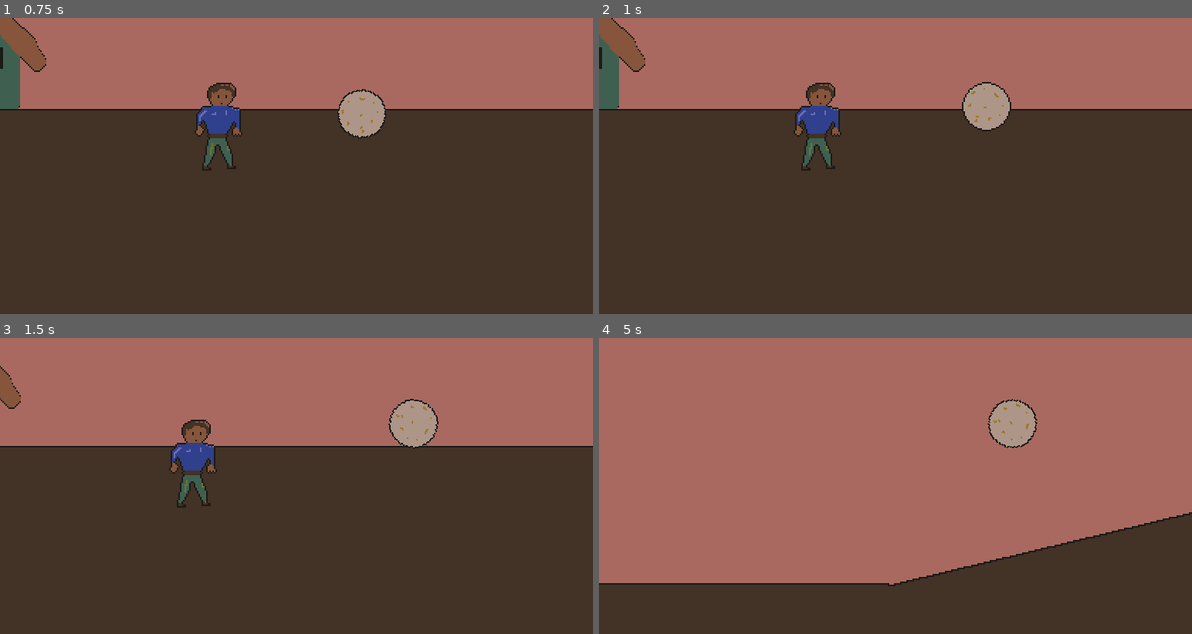
Above: before the commit, frames 1-4 (two rows, left to right).
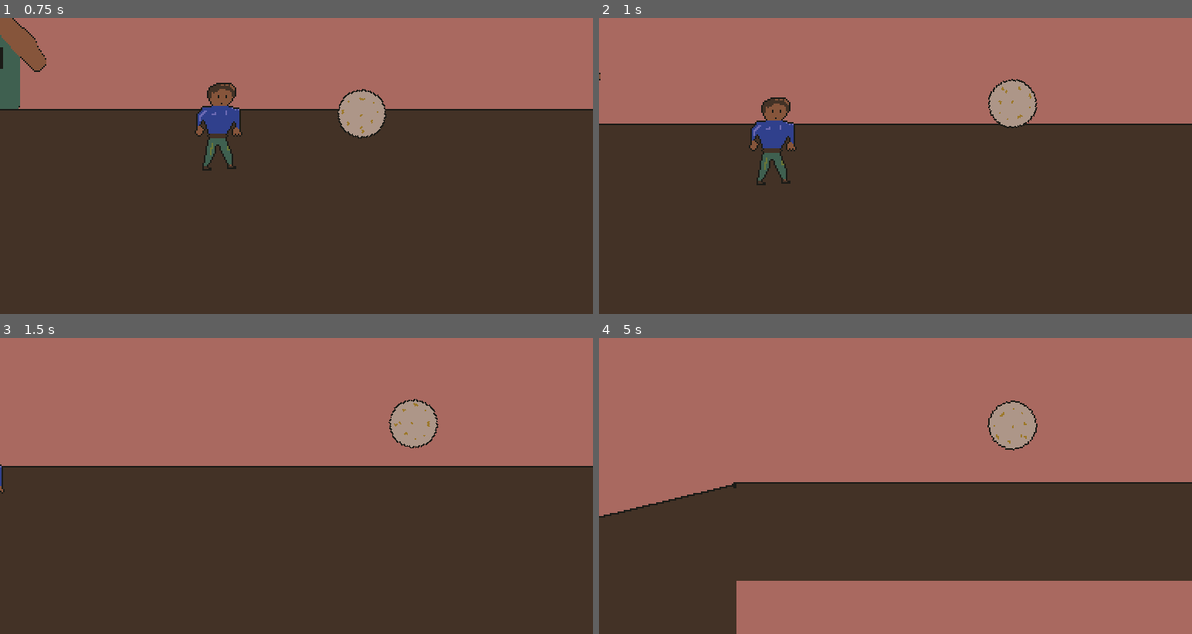
Above: after the commit, the same moments.

Repository: nolenroyalty/sisyphus-needs-a-nap
Game: Godot game, scene res://Flight/Flight.tscn
The game is run twice, just before and just after one commit, with the same random seed, the same clock (stepped at 60 frames per second) and the same inputs.
Inputs (mouse positions are in pixels of both pictures, inside the frame that each line leads up to):
- Up to frame 1 (0.75 s): tap Enter (launch_boulder) at 0.5 s; move the mouse to (426, 151) at 0.52 s; tap 1 (deploy_parachute) at 0.6 s
- Up to frame 2 (1 s): tap Enter (launch_boulder) at 0.8 s
- Up to frame 3 (1.5 s): move the mouse to (177, 500) at 1.27 s; tap Enter (launch_boulder) at 1.35 s
- Up to frame 4 (5 s): tap 1 (deploy_parachute) at 1.55, 2.1, 3.05, 4.35 s; move the mouse to (954, 420) at 2.02 s; tap Enter (launch_boulder) at 2.3, 2.85, 3.8 s; move the mouse to (865, 545) at 2.77 s; move the mouse to (1073, 530) at 3.52 s; tap Space (superbounce) at 3.6 s; move the mouse to (717, 441) at 4.27 s

Frame 1 is identical in both runs. In frame 2, 9.8% of the frame differs, in the area x 0-100%, y 0-57%; in frame 3, 8.6%; in frame 4, 41%, in the area x 0-100%, y 20-100%.

Commit message:
parachute animation and display gadget

Diff:
--- a/Boulder/Boulder.gd
+++ b/Boulder/Boulder.gd
@@ -3,6 +3,13 @@
 class_name Boulder
 
 onready var ray : RayCast2D = $FloorRay
+onready var parachute_animation : AnimatedSprite = $ParachuteAnimation
+onready var deployed_parachute_collider : CollisionPolygon2D = $DeployedParachuteCollider
+var parachute_deployed = false
+
+enum ROTATION_DIRECTION { LEFT, RIGHT }
+var parachute_angle = ROTATION_DIRECTION.LEFT
+var time_left_until_tick = 0
 
 # Totally made up
 const MAXIMUM_HEIGHT_ABOVE_GROUND = 8092
@@ -22,6 +29,49 @@
 			ray.cast_to.y *= 2
 	return MAXIMUM_HEIGHT_ABOVE_GROUND
 
+func deploy_parachute():
+	parachute_deployed = true
+	deployed_parachute_collider.disabled = false
+	parachute_animation.play("flap-parachute")
+	$Sprite.frame = 0
+
+func tick_parachute_rotation_angle():
+	if abs(rotation_degrees) > 3.0:
+		match parachute_angle:
+			ROTATION_DIRECTION.LEFT:
+				parachute_angle = ROTATION_DIRECTION.RIGHT
+			ROTATION_DIRECTION.RIGHT:
+				parachute_angle = ROTATION_DIRECTION.LEFT
+
+	match parachute_angle:
+		ROTATION_DIRECTION.LEFT:
+			rotation_degrees -= 1.0
+		ROTATION_DIRECTION.RIGHT:
+			rotation_degrees += 1.0
+
+func maybe_tick_parachute_rotation_angle():
+	time_left_until_tick -= 1
+	if time_left_until_tick <= 0:
+		time_left_until_tick = 10
+		tick_parachute_rotation_angle()
+
+func stop_animating():
+	parachute_animation.playing = false
+
 # Without this we'll also rotate our raycast, which we don't want!
 func rotate_sprite(degrees):
-	$Sprite.rotation_degrees += degrees
+	if parachute_deployed:
+		maybe_tick_parachute_rotation_angle()
+		# set_rotation_for_parachute_angle()
+	else:
+		$Sprite.rotation_degrees += degrees
+
+func _ready():
+	# position = Vector2(50, 50)
+	# deploy_parachute()
+	deployed_parachute_collider.disabled = true
+	if State.has_parachute:
+		$Sprite.frame = 1
+
+# func _physics_process(_delta):
+# 	rotate_sprite(1.0)
--- a/Boulder/Boulder.tscn
+++ b/Boulder/Boulder.tscn
@@ -1,21 +1,78 @@
-[gd_scene load_steps=4 format=2]
+[gd_scene load_steps=13 format=2]
 
 [ext_resource path="res://Prototype Sprites/32px.png" type="Texture" id=1]
 [ext_resource path="res://Boulder/Boulder.gd" type="Script" id=2]
+[ext_resource path="res://Boulder/Sprites/deployed-parachute.png" type="Texture" id=3]
+[ext_resource path="res://Boulder/Sprites/boulder-64px-with-parachute.png" type="Texture" id=4]
 
 [sub_resource type="CircleShape2D" id=1]
 radius = 16.0
+
+[sub_resource type="AtlasTexture" id=7]
+atlas = ExtResource( 3 )
+region = Rect2( 0, 0, 64, 48 )
+
+[sub_resource type="AtlasTexture" id=8]
+atlas = ExtResource( 3 )
+region = Rect2( 64, 0, 64, 48 )
+
+[sub_resource type="AtlasTexture" id=2]
+atlas = ExtResource( 3 )
+region = Rect2( 0, 0, 64, 48 )
+
+[sub_resource type="AtlasTexture" id=3]
+atlas = ExtResource( 3 )
+region = Rect2( 64, 0, 64, 48 )
+
+[sub_resource type="AtlasTexture" id=4]
+atlas = ExtResource( 3 )
+region = Rect2( 128, 0, 64, 48 )
+
+[sub_resource type="AtlasTexture" id=5]
+atlas = ExtResource( 3 )
+region = Rect2( 192, 0, 64, 48 )
+
+[sub_resource type="SpriteFrames" id=6]
+animations = [ {
+"frames": [ SubResource( 7 ), SubResource( 8 ) ],
+"loop": true,
+"name": "flap-parachute",
+"speed": 1.0
+}, {
+"frames": [ SubResource( 2 ), SubResource( 3 ), SubResource( 4 ), SubResource( 5 ) ],
+"loop": true,
+"name": "flap-parachutez",
+"speed": 5.0
+}, {
+"frames": [  ],
+"loop": true,
+"name": "no-parachute",
+"speed": 3.0
+} ]
 
 [node name="Boulder" type="KinematicBody2D"]
 collision_mask = 0
 script = ExtResource( 2 )
 
 [node name="Sprite" type="Sprite" parent="."]
+texture = ExtResource( 4 )
+hframes = 2
+
+[node name="SpriteOld" type="Sprite" parent="."]
+visible = false
 texture = ExtResource( 1 )
 
-[node name="CollisionShape2D" type="CollisionShape2D" parent="."]
+[node name="BoulderPrimaryCollider" type="CollisionShape2D" parent="."]
 shape = SubResource( 1 )
 
 [node name="FloorRay" type="RayCast2D" parent="."]
 enabled = true
 collision_mask = 10
+
+[node name="ParachuteAnimation" type="AnimatedSprite" parent="."]
+position = Vector2( 0, -24 )
+frames = SubResource( 6 )
+animation = "no-parachute"
+
+[node name="DeployedParachuteCollider" type="CollisionPolygon2D" parent="."]
+polygon = PoolVector2Array( -32, -28, -28, -35, -13, -43, -5, -46, 2, -46, 10, -43, 20, -41, 26, -37, 31, -32, 32, -28, 30, -28, 14, -28, 12, -30, 7, -30, 7, -28, 3, -27, -3, -27, -8, -29, -14, -29, -14, -27, -22, -27, -23, -28, -26, -28, -27, -27, -32, -27 )
--- a/Flight/Flight.gd
+++ b/Flight/Flight.gd
@@ -19,6 +19,8 @@
 export var STRENGTH_INCREASE_FACTOR = 1.3
 const MAX_EXPECTED_SPEED_FOR_ROTATION = 250
 const DISTANCE_AT_WHICH_WE_FLAG_A_LANDMARK = 1000
+const MAX_TOTAL_DOWNHILL_BOUNCES = 10
+const MAX_CONSECUTIVE_DOWNHILL_BOUNCES = 2
 
 onready var boulder = $Boulder
 onready var scoreScreen = $ScoreScreen
@@ -26,18 +28,22 @@
 onready var audioStreamPlayer : AudioStreamPlayer2D = $Boulder/BouncePlayer
 onready var bottom_bar : FlightBottomBar = $FlightBottomBar
 
+enum SUPERBOUNCE_STATE {NONE, BOUNCING}
+enum SOUNDS { BOUNCE, SUPERBOUNCE, PARACHUTE }
+enum LAUNCH_STATE { AWAITING_LAUNCH, LAUNCHED, FROZEN }
+
 var velocity = Vector2()
 var frozen = true
-var frozen_count = 0
-enum SUPERBOUNCE_STATE {NONE, BOUNCING}
+var total_downhill_bounces = 0
+var consecutive_downhill_bounces = 0
 var superbounce_frames_remaining = 0
 var superbounce_state = SUPERBOUNCE_STATE.NONE
 var flightscore : FlightScore
 var parachute_deployed = false
 var in_cave = false
 var landmarks = []
-
-enum SOUNDS { BOUNCE, SUPERBOUNCE, PARACHUTE }
+var launch_state = LAUNCH_STATE.AWAITING_LAUNCH
+
 
 func calculate_gravity():
 	if parachute_deployed and velocity.y > 0:
@@ -78,7 +84,8 @@
 
 func _ready():
 	flightscore = FlightScore.new(boulder)
-	scoreScreen.connect("continue_pressed", self, "continue_pressed")
+	var _ignore = scoreScreen.connect("continue_pressed", self, "continue_pressed")
+	_ignore = bottom_bar.connect("parachute_deployed_via_click", self, "try_to_deploy_parachute_from_bottom_bar")
 	# Make it easy to move the boulder around for testing purposes and then snap it
 	# back to where it needs to be when we aren't testing
 	boulder.position = Vector2(-1230, 448)
@@ -136,7 +143,7 @@
 
 
 func is_rolling_downhill():
-	if abs(velocity.x) < 1 and abs(velocity.y) < 1:
+	if abs(velocity.x) < 10 or abs(velocity.y) < 10:
 		return true
 
 	if in_cave:
@@ -144,13 +151,17 @@
 	else:
 		return velocity.x < 0
 
-func check_if_rolling_downhill_after_collision():
+func should_freeze_after_this_bounce():
 	if is_rolling_downhill():
 		print("rolling downhill! in cave: %s" % in_cave)
-		frozen_count += 1
-
-	if frozen_count > 2:
-		frozen_count = 0
+		total_downhill_bounces += 1
+		consecutive_downhill_bounces += 1
+	else:
+		consecutive_downhill_bounces = 0
+
+	if consecutive_downhill_bounces > MAX_CONSECUTIVE_DOWNHILL_BOUNCES or total_downhill_bounces > MAX_TOTAL_DOWNHILL_BOUNCES:
+		total_downhill_bounces = 0
+		consecutive_downhill_bounces = 0
 		return true
 	else:
 		return false
@@ -179,38 +190,35 @@
 		superbounce_frames_remaining = SUPERBOUNCE_FRAMES
 
 func rotate_boulder():
-	if parachute_deployed:
-		pass
-	else:
-		var is_positive = velocity.x >= 0
-		var speed = abs(velocity.x)
-		var d = MIN_ROTATION + (MAX_ROTATION - MIN_ROTATION) * (min(speed, MAX_EXPECTED_SPEED_FOR_ROTATION) / MAX_EXPECTED_SPEED_FOR_ROTATION)
-		if not is_positive: d = -d
-		boulder.rotate_sprite(d)
-
-func launch_or_freeze_boulder():
-	if frozen:
-		frozen = false
-		velocity = calculate_starting_velocity()
-	else:
-		frozen = true
-		velocity = Vector2.ZERO
+	var d = 0.0
+	var is_positive = velocity.x >= 0
+	var speed = abs(velocity.x)
+	d = MIN_ROTATION + (MAX_ROTATION - MIN_ROTATION) * (min(speed, MAX_EXPECTED_SPEED_FOR_ROTATION) / MAX_EXPECTED_SPEED_FOR_ROTATION)
+	if not is_positive: d = -d
+	boulder.rotate_sprite(d)
 
 func continue_pressed():
 	scoreScreen.visible = false
 	SceneChange.set_scene(SceneChange.SCENE_SHOP)
 
 func can_deploy_parachute():
-	return State.has_parachute and !parachute_deployed
-	# and (velocity.y > 0 or velocity.x < 0)
+	return State.has_parachute and !parachute_deployed and launch_state == LAUNCH_STATE.LAUNCHED
 
 func deploy_parachute():
 	parachute_deployed = true
+	boulder.deploy_parachute()
 	velocity.x *= PARACHUTE_X_SPEED_REDUCTION
 	if velocity.y > 0:
 		velocity.y *= PARACHUTE_Y_SPEED_REDUCTION
+	bottom_bar.deploy_parachute()
 	play_sound(SOUNDS.PARACHUTE)
 
+func try_to_deploy_parachute_from_bottom_bar():
+	if can_deploy_parachute():
+		deploy_parachute()
+	else:
+		if launch_state == LAUNCH_STATE.LAUNCHED:
+			print("Probable bug - tried to deploy parachute from bottom bar but it isn't availble!")
 
 func landmark_to_display():
 	var boulder_position = boulder.global_position
@@ -246,10 +254,13 @@
 		bottom_bar.hide_landmark()
 
 func _physics_process(delta):
-	if Input.is_action_just_pressed("launch_boulder"):
-		launch_or_freeze_boulder()
-
-	if frozen: return
+	if Input.is_action_just_pressed("launch_boulder") and launch_state == LAUNCH_STATE.AWAITING_LAUNCH:
+		launch_state = LAUNCH_STATE.LAUNCHED
+		velocity = calculate_starting_velocity()
+
+	if launch_state != LAUNCH_STATE.LAUNCHED:
+		return
+
 	if Input.is_action_just_pressed("superbounce"): handle_superbounce_pressed()
 	if Input.is_action_just_pressed("deploy_parachute") and can_deploy_parachute():
 		deploy_parachute()
@@ -257,11 +268,7 @@
 	tick_superbounce_state()
 	flightscore.tick(boulder)
 	maybe_display_landmark()
-
-	if parachute_deployed:
-		pass
-	else:
-		rotate_boulder()
+	rotate_boulder()
 
 	var collision = boulder.move_and_collide(velocity * delta)
 	if collision:
@@ -269,13 +276,14 @@
 		play_bounce_sound(superbounced)
 		handle_bounce(collision, superbounced)
 		reset_superbounce_state()
-		frozen = check_if_rolling_downhill_after_collision()
-
-		if frozen:
+
+		if should_freeze_after_this_bounce():
+			launch_state = LAUNCH_STATE.FROZEN
 			scoreScreen.tween_scores(flightscore.max_height(),
 			 flightscore.max_distance(),
 			 flightscore.duration())
 			scoreScreen.visible = true
 			flightscore.reset_scores(boulder)
+			boulder.stop_animating()
 	else:
 		apply_gravity(delta)
--- a/State/State.gd
+++ b/State/State.gd
@@ -4,6 +4,7 @@
 var block_height : int = 0
 var oil_level = 0
 var has_parachute = false
+# var has_parachute = true
 var strength_level = 0
 
 func add_rest(amount : int):
--- a/UI/FlightBottomBar.gd
+++ b/UI/FlightBottomBar.gd
@@ -2,8 +2,11 @@
 
 class_name FlightBottomBar
 
+signal parachute_deployed_via_click
+
 onready var landmark_label : Label = $LandmarkLabel
 onready var landmark_arrow : Sprite = $LandmarkArrow
+onready var parachute_gadget = $Gadgets/ParachuteIcon
 
 func display_landmark(landmark, distance, angle):
 	landmark_label.show()
@@ -20,5 +23,15 @@
 	landmark_label.hide()
 	landmark_arrow.hide()
 
+func deploy_parachute():
+	parachute_gadget.disabled()
+
+func propagate_parachute_deploy():
+	emit_signal("parachute_deployed_via_click")
+
 func _ready():
+	if not State.has_parachute:
+		parachute_gadget.hide()
 	hide_landmark()
+
+	var _ignore = parachute_gadget.connect("parachute_deployed_via_click", self, "propagate_parachute_deploy")
--- a/UI/FlightBottomBar.tscn
+++ b/UI/FlightBottomBar.tscn
@@ -1,7 +1,8 @@
-[gd_scene load_steps=3 format=2]
+[gd_scene load_steps=4 format=2]
 
 [ext_resource path="res://UI/FlightBottomBar.gd" type="Script" id=1]
 [ext_resource path="res://UI/Sprites/ArrowRight.png" type="Texture" id=2]
+[ext_resource path="res://UI/ParachuteIcon.tscn" type="PackedScene" id=3]
 
 [node name="FlightBottomBar" type="CanvasLayer"]
 script = ExtResource( 1 )
@@ -19,3 +20,13 @@
 position = Vector2( 354, 176 )
 rotation = -1.54287
 texture = ExtResource( 2 )
+
+[node name="Node2D" type="Node2D" parent="."]
+
+[node name="Gadgets" type="HBoxContainer" parent="."]
+margin_left = 6.0
+margin_top = 160.0
+margin_right = 159.0
+margin_bottom = 192.0
+
+[node name="ParachuteIcon" parent="Gadgets" instance=ExtResource( 3 )]
--- /dev/null
+++ b/UI/ParachuteIcon.gd
@@ -0,0 +1,25 @@
+extends Control
+
+signal parachute_deployed_via_click
+
+onready var shortcut_label : Label = $ShortcutLabel
+onready var sprite : Sprite = $Sprite
+onready var hidden_button : Button = $HiddenButton
+
+var enabled = true
+
+# Called when the node enters the scene tree for the first time.
+func _ready():
+	var _ignore = hidden_button.connect("pressed", self, "pressed")
+
+func pressed():
+	if !enabled:
+		return
+	print("deploying parachute from mouse click")
+	emit_signal("parachute_deployed_via_click")
+
+func disabled():
+	hidden_button.disabled = true
+	enabled = false
+	sprite.modulate.a = 0.4
+	shortcut_label.modulate.a = 0.1
--- /dev/null
+++ b/UI/ParachuteIcon.tscn
@@ -0,0 +1,48 @@
+[gd_scene load_steps=9 format=2]
+
+[ext_resource path="res://UI/Sprites/parachute-single.png" type="Texture" id=1]
+[ext_resource path="res://UI/Sprites/ninepatch-simple.png" type="Texture" id=2]
+[ext_resource path="res://UI/ParachuteIcon.gd" type="Script" id=3]
+
+[sub_resource type="StyleBoxEmpty" id=1]
+
+[sub_resource type="StyleBoxEmpty" id=2]
+
+[sub_resource type="StyleBoxEmpty" id=3]
+
+[sub_resource type="StyleBoxEmpty" id=4]
+
+[sub_resource type="StyleBoxEmpty" id=5]
+
+[node name="ParachuteIcon" type="Control"]
+margin_bottom = 32.0
+script = ExtResource( 3 )
+
+[node name="NinePatchRect" type="NinePatchRect" parent="."]
+margin_right = 42.0
+margin_bottom = 23.0
+texture = ExtResource( 2 )
+patch_margin_left = 5
+patch_margin_top = 5
+patch_margin_right = 5
+patch_margin_bottom = 5
+
+[node name="ShortcutLabel" type="Label" parent="."]
+margin_left = 34.0
+margin_right = 39.0
+margin_bottom = 14.0
+text = "1"
+
+[node name="Sprite" type="Sprite" parent="."]
+position = Vector2( 20, 14 )
+scale = Vector2( 0.5, 0.5 )
+texture = ExtResource( 1 )
+
+[node name="HiddenButton" type="Button" parent="."]
+margin_right = 42.0
+margin_bottom = 23.0
+custom_styles/hover = SubResource( 1 )
+custom_styles/pressed = SubResource( 2 )
+custom_styles/focus = SubResource( 3 )
+custom_styles/disabled = SubResource( 4 )
+custom_styles/normal = SubResource( 5 )
Binary file added: Boulder/Sprites/boulder-64px-with-parachute.png
Not shown, added: Boulder/Sprites/boulder-64px-with-parachute.png.import
Binary file added: Boulder/Sprites/deployed-parachute.png
Not shown, added: Boulder/Sprites/deployed-parachute.png.import
Binary file added: UI/Sprites/ninepatch-simple.png
Not shown, added: UI/Sprites/ninepatch-simple.png.import
Binary file added: UI/Sprites/parachute-single.png
Not shown, added: UI/Sprites/parachute-single.png.import
